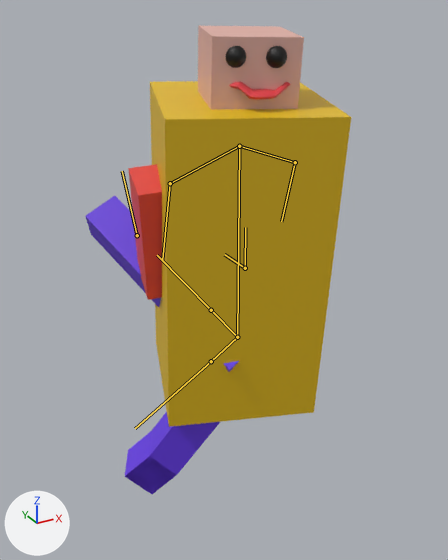
Before and after pictures for a commit that changed the glTF model walking1.glb.
The view is the same before and after, from a 50 mm lens placed at (-6.87, -11.46, 5.55), pointed at (-0.19, 0.68, -0.52). The lights are fixed; the arrows at lower left show +X, +Y and +Z. Both versions are drawn at frame 13 of the action 'Armature.001Action'; the numbers are the values there. The bones that bend it are drawn over the model as lines.
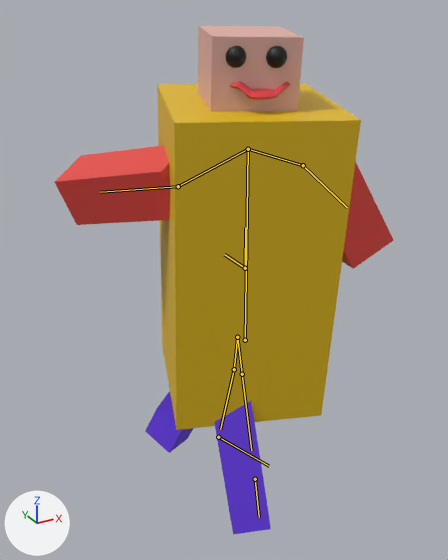
Location of each change, (x1, y1, x2, y2) in pixels of the pictures (448 x 560 px):
'Cube.001', posed: before (150, 81, 351, 427); after (157, 84, 361, 430)
'Cube.003', posed: before (128, 164, 162, 300); after (55, 145, 170, 225)
'Cube.004', posed: before (85, 196, 239, 372); after (214, 401, 271, 535)
'Cube.005', posed: before (125, 412, 220, 494); after (145, 391, 194, 453)
'Cube.002', posed (not visible before): after (342, 162, 393, 269)
bone 'spine', root to tip: before (237, 337) to (239, 146); after (245, 340) to (248, 149)
bone 'bigarmR', root to tip: before (295, 162) to (281, 221); after (303, 165) to (347, 207)
bone 'bigarmL', root to tip: before (170, 183) to (162, 260); after (178, 186) to (100, 192)
bone 'ShinL', root to tip: before (237, 337) to (211, 310); after (237, 337) to (242, 374)
bone 'BigThighL', root to tip: before (211, 310) to (157, 255); after (242, 374) to (251, 450)
bone 'ShinR', root to tip: before (237, 337) to (211, 361); after (237, 337) to (234, 369)
bone 'BigThighR', root to tip: before (211, 361) to (135, 428); after (234, 369) to (220, 429)

The change in detail:
Bone 'spine' (bone_spine) moves from (0.0, 0.0, 0.0) to (0.13, -0.05, 0.13).
Bone 'bigarmR' (bone_bigarmr) turns from (-1, -3, -43) to (-1, -3, 16) degrees about its own x, y and z.
Bone 'bigarmL' (bone_bigarml) turns from (-16, -3, 26) to (3, -21, -54) degrees about its own x, y and z.
Bone 'ShinL' (bone_shinl) turns from (68, 12, -23) to (-59, 9, 7) degrees about its own x, y and z.
Bone 'BigThighL' (bone_bigthighl) turns from (45, 0, -20) to (46, 7, -12) degrees about its own x, y and z.
Bone 'ShinR' (bone_shinr) turns from (-78, -11, -61) to (-50, -10, 4) degrees about its own x, y and z.
Bone 'BigThighR' (bone_bigthighr) turns from (30, 43, 41) to (25, -31, 31) degrees about its own x, y and z.
